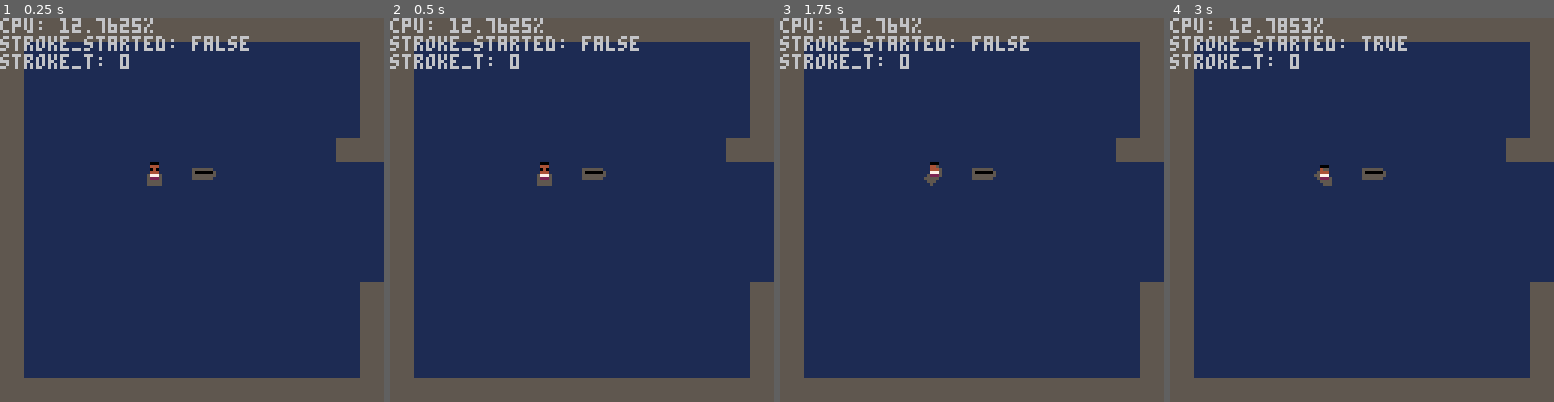
Above: before the commit, frames 1-4 (left to right).
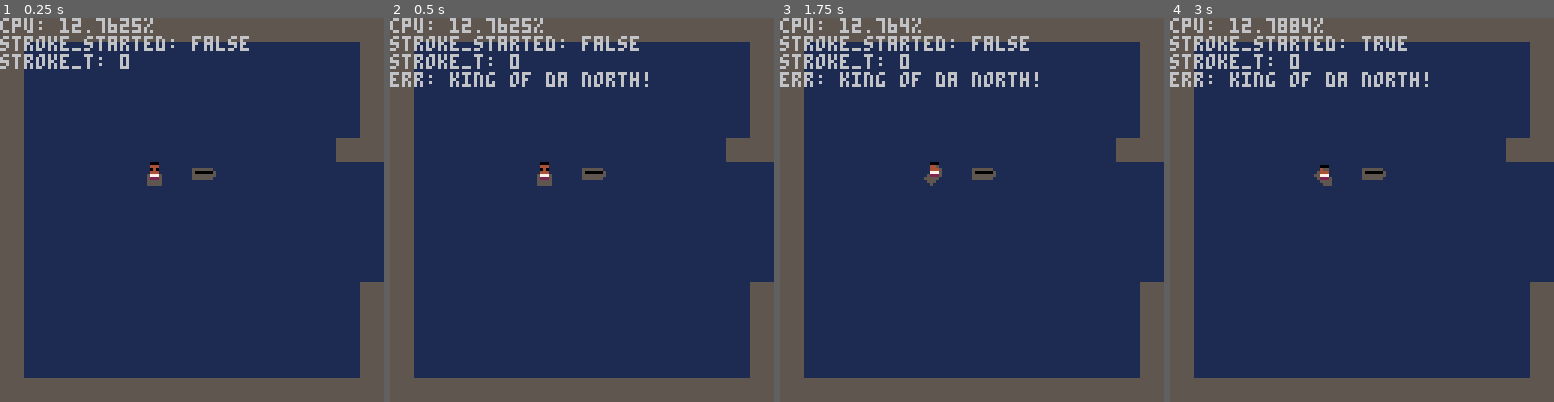
Above: after the commit, the same moments.

Repository: frojo/pico8
Game: PICO-8 cartridge carts/adventure.p8
Two runs of this game, one before a commit and one after it. Both use one fixed random seed, a clock stepped at 60 frames per second and the inputs below.
Inputs:
- Up to frame 1 (0.25 s): no input
- Up to frame 2 (0.5 s): tap X (X key) at 0.33 s
- Up to frame 3 (1.75 s): tap O (Z key) at 0.7, 1.7 s; tap X (X key) at 1.07 s; hold Right from 1.6 s (still down)
- Up to frame 4 (3 s): tap X (X key) at 1.85, 2.97 s; release Right at 2.1 s; tap O (Z key) at 2.1, 2.5, 2.9 s; hold Up 2.15-2.42 s; hold Right from 2.47 s (still down)

Frame 1 is identical in both runs. In frame 2, 1.0% of the frame differs, in the area x 0-68%, y 14-18%; in frame 3, 1.0%; in frame 4, 1.1%, in the area x 0-68%, y 0-18%.

Commit message:
more rowing animation refactoring. maybe this was a bad idea

Diff:
--- a/carts/adventure.p8
+++ b/carts/adventure.p8
@@ -39,6 +39,11 @@
 	-- timings for rowing
 	stroke_catch_t = 12
 	stroke_pull_t = 30
+	-- this is an array where each element is info for animating the
+	-- oars when rowing. ex. sprite index positional draw offset.
+	-- each element is info for one possible rowing direction
+	oar_anim = init_oar_anim()
+
 
 	-- precalc this for use later
 	k_invsqrt2 = 1 / sqrt(2)
@@ -82,6 +87,7 @@
 		-- print("player dir: "..tostr(players[1].dir))
 		print("stroke_started: "..tostr(players[1].stroke_started))
 		print("stroke_t: "..tostr(players[1].stroke_t))
+		-- print("oar_anim test:"..oar_anim[1][1])
 		if debug_err then
 			print("err: "..debug_err)
 		end
@@ -490,6 +496,64 @@
 	end
 		debug_err = "invalid dir for rowing sprite"
 	return 0, false
+end
+
+-- info for animating oars when rowing
+function init_oar_anim()
+	local oar_anim = {}
+	oar_anim.north = init_oar_dir_spr_params(53,
+			  -4, -3, true, true, 3, -2, false, true,
+			  -4, -2, false, false, 3, 4, false, false,
+			  -4, 4, true, false, 3, 4, false, false)
+
+	return oar_anim
+end
+
+-- dir: {catch, water, release}
+function init_oar_dir_spr_params(sprnum,
+				   cloarx, cloary, clflippedx, clflippedy,
+				   croarx, croary, crflippedx, crflippedy,
+				   wloarx, wloary, wlflippedx, wlflippedy,
+				   wroarx, wroary, wrflippedx, wrflippedy,
+				   rloarx, rloary, rlflippedx, rlflippedy,
+				   rroarx, rroary, rrflippedx, rrflippedy)
+	local dir = {}
+
+	dir.catch = init_oar_anim_phase(sprnum,
+	  		   cloarx, cloary, clflippedx, clflippedy,
+	  		   croarx, croary, crflippedx, crflippedy)
+	dir.water = init_oar_anim_phase(sprnum,
+	  		   wloarx, wloary, wlflippedx, wlflippedy,
+	  		   wroarx, wroary, wrflippedx, wrflippedy)
+	dir.release = init_oar_anim_phase(sprnum,
+				   rloarx, rloary, rlflippedx, rlflippedy,
+				   rroarx, rroary, rrflippedx, rrflippedy)
+	return dir
+end
+
+-- phase: {sprnum, loar, roar}
+-- loar: {x, y, flippedx, flippedy}
+function init_oar_anim_phase(sprnum, loarx, loary, lflippedx, lflippedy,
+				     roarx, roary, rflippedx, rflippedy)
+	local phase = {}
+	phase.sprnum = sprnum
+
+	-- sprite offsets and flippings
+	local loar = {}
+	loar.x = loarx
+	loar.y = loary
+	loar.flippedx = lflippedx
+	loar.flippedy = lflippedy
+
+	local roar = {}
+	roar.x = roarx
+	roar.y = roary
+	roar.flippedx = rflippedx
+	roar.flippedy = rflippedy
+
+	phase.loar = loar
+	phase.roar = roar
+	return phase
 end
 
 function draw_oar_catch(player)
@@ -544,7 +608,7 @@
 		local loary = player.y + 4
 		local roarx = player.x + 3
 		local roary = player.y + 4
-		local sprnum = 54
+		localsprnum = 54
 		local flipped = false
 		spr(sprnum, loarx, loary, 1, 1, not flipped)
 		spr(sprnum, roarx, roary, 1, 1, flipped)
@@ -583,6 +647,28 @@
 
 end
 
+function draw_oar_catch_new(dir)
+	if (dir == 0) then -- north, do nothing
+		return 53, true
+	elseif (dir == 1) then -- ne
+		return 53, true
+	elseif (dir == 2) then -- east
+		return 53, true
+	elseif (dir == 3) then -- se
+		return 53, true
+	elseif (dir == 4) then -- south
+		return 53, true
+	elseif (dir == 5) then -- sw
+		return 53, true
+	elseif (dir == 6) then -- west
+		return 53, true
+	elseif (dir == 7) then
+		return 53, true
+	end
+		debug_err = "invalid dir for rowing sprite"
+	return 0, false
+end
+
 
 function draw_player_rowing(player)
 	-- player swim sprite is drawn on lblue bg
@@ -598,8 +684,20 @@
 		loary = player.y + 5
 		local flipped = false
 		if player.stroke_t < stroke_catch_t then
+			if debug and player.dir == 0 then
+				debug_err = "king of da north!"
+				-- draw_oar_catch_new(player.dir)
+				local l = oar_anim.north.catch.loar
+				local r = oar_anim.north.catch.roar
+				spr(oar_anim.north.catch.sprnum,
+					player.x + l.x, player.y + l.y, 1, 1,
+					l.flippedx, l.flippedy)
+				spr(oar_anim.north.catch.sprnum,
+					player.x + r.x, player.y + r.y, 1, 1,
+					r.flippedx, r.flippedy)
+			else draw_oar_catch(player)
+			end
 			-- sprnum, flipped = oar_catch_sprite(player.dir)
-			draw_oar_catch(player)
 		elseif player.stroke_t < stroke_catch_t + stroke_pull_t then
 			-- sprnum, flipped = oar_in_water_sprite(player.dir)
 			draw_oar_water(player)
